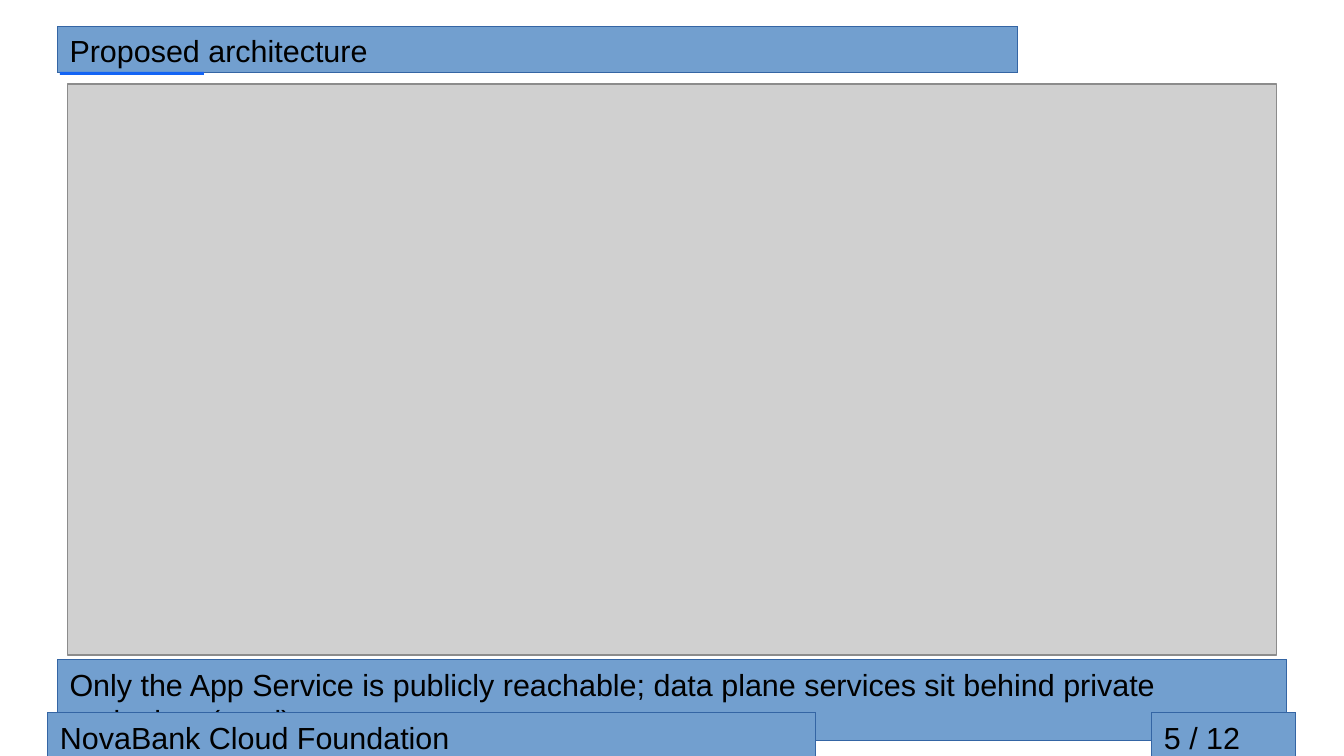
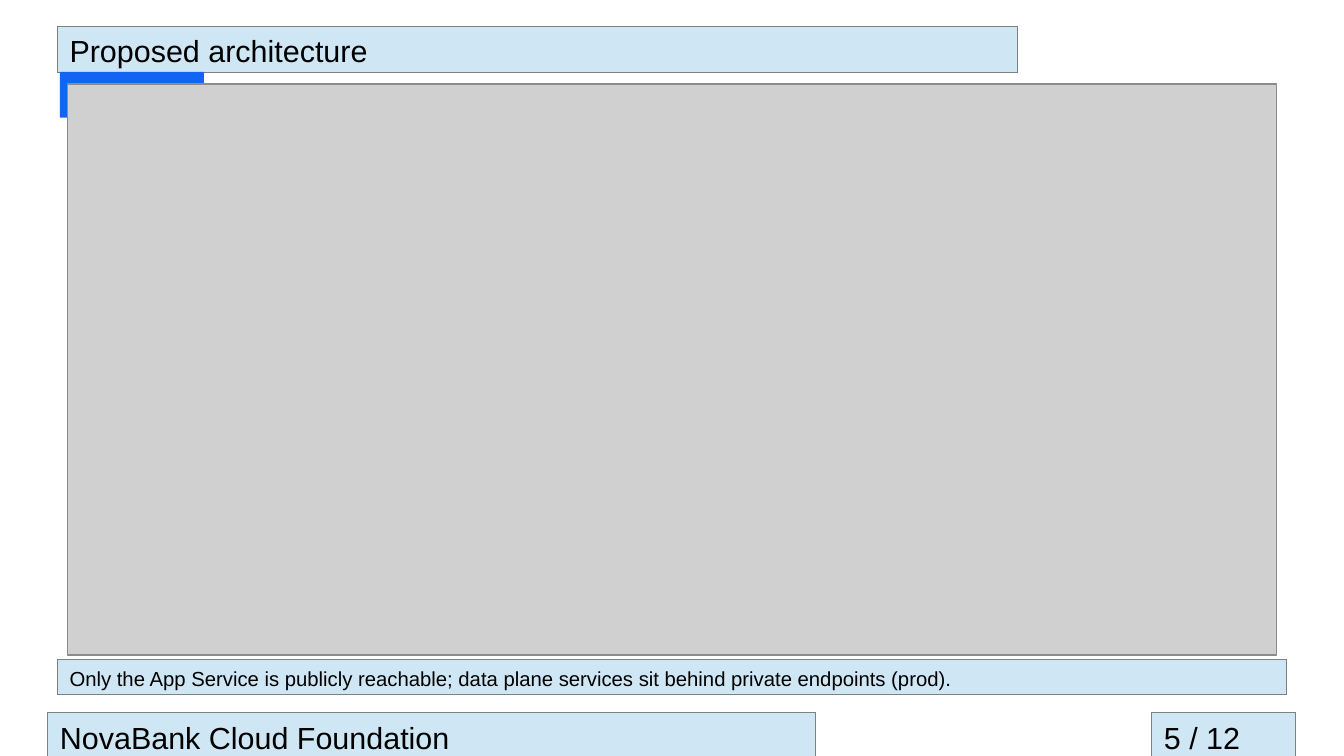
Before and after one commit to MetehanBolat/contoso-poc, a slide deck: slide 5 of slides/novabank-cloud-foundation.odp. Drawn at 1344x756 pixels with LibreOffice and Linux fonts; fonts in the diff are those of the drawing; grey boxes stand for pictures. Boxes give left, top, right and bottom in pixels: in the first picture for what was removed or moved away, otherwise in the second. Text is boxed around its words. In the diff, an @@ line names an element or a change of style, - is before the commit and + after.

```diff
--- a/slides/novabank-cloud-foundation.odp
+++ b/slides/novabank-cloud-foundation.odp
@@ rectangle resized from (x1=60, y1=72, x2=204, y2=74) to (x1=60, y1=72, x2=204, y2=118) @@
@@ rectangle "Only the App Service is ..." resized from (x1=57, y1=660, x2=1287, y2=740) to (x1=57, y1=660, x2=1287, y2=695) @@
@@ rectangle "Only the App Service is ..." at (x1=57, y1=660, x2=1287, y2=695): size 18 to 12 pt; fill #729FCF to #CFE7F5; outline #3465A4 0 pt to #808080 0 pt @@
@@ fill #729FCF to #CFE7F5; outline #3465A4 0 pt to #808080 0 pt in 3 elements at (x1=57, y1=27, x2=1017, y2=73), (x1=48, y1=713, x2=816, y2=756), (x1=1153, y1=713, x2=1296, y2=756) @@
```
Also in this commit, not shown: 11 other slides changed, 3 other files.
